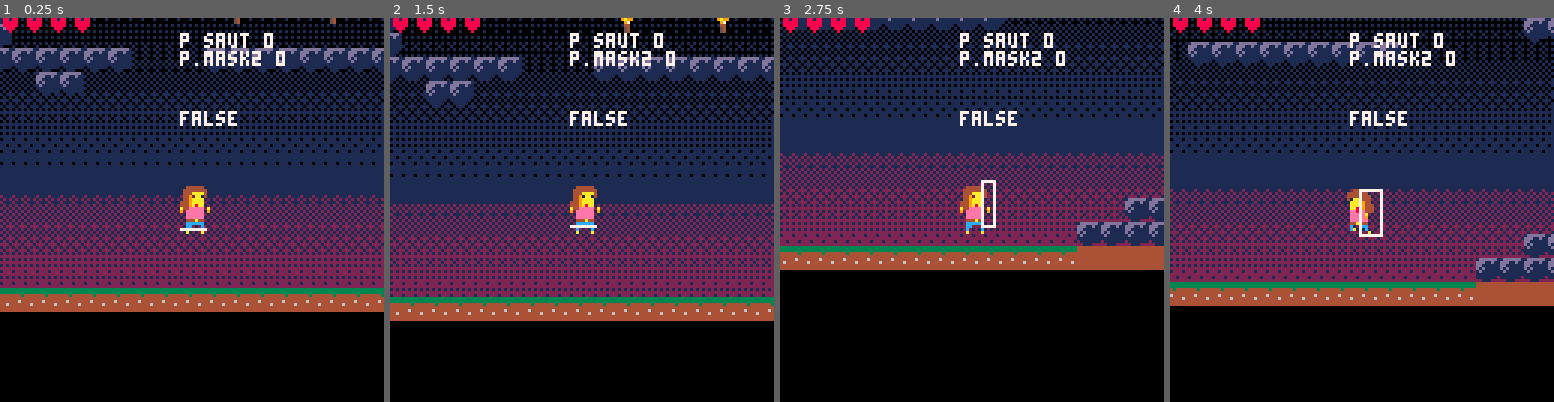
Above: before the commit, frames 1-4 (left to right).
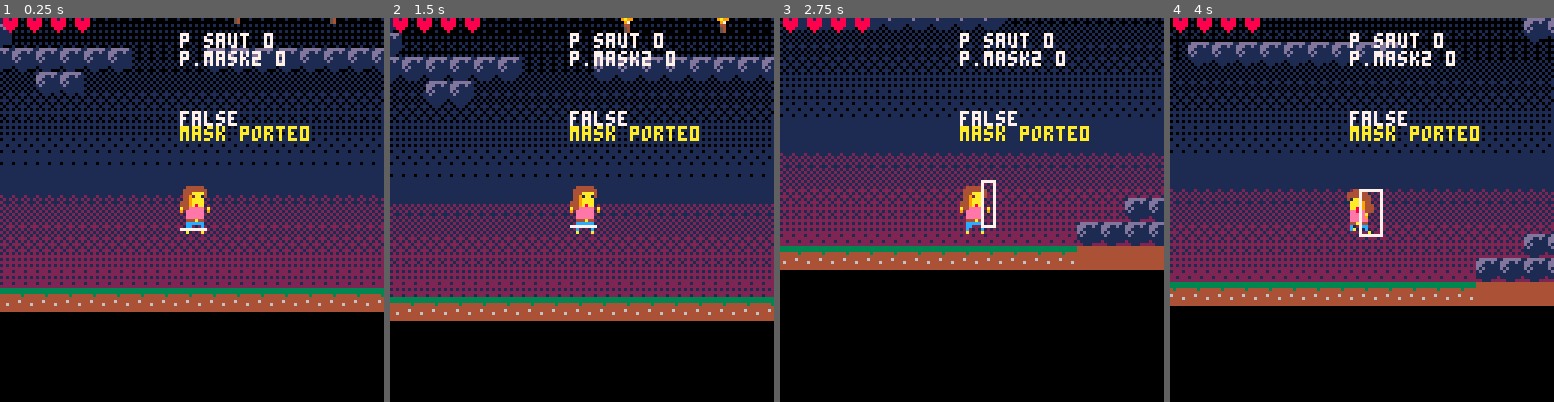
Above: after the commit, the same moments.

Repository: EmilieRobert33/SPOOKJAM
Game: PICO-8 cartridge sp4.p8
The game is run twice, just before and just after one commit, with the same random seed, the same clock (stepped at 60 frames per second) and the same inputs.
Inputs:
- Up to frame 1 (0.25 s): no input
- Up to frame 2 (1.5 s): tap X (X key) at 0.33, 1.07 s; tap O (Z key) at 0.7 s
- Up to frame 3 (2.75 s): hold Right 1.6-2.1 s; tap O (Z key) at 1.7, 2.1, 2.5 s; tap X (X key) at 1.85 s; hold Right from 2.47 s (still down)
- Up to frame 4 (4 s): tap O (Z key) at 2.9, 3.3, 3.7 s; tap X (X key) at 2.97 s; release Right at 3.03 s; hold Left 3.08-3.58 s

The runs differ from the first frame. In frame 1, 0.6% of the frame differs, in the area x 46-81%, y 28-33%; in frame 2, 0.6%; in frame 3, 0.6%; in frame 4, 0.6%.

Commit message:
perte vie port du masque

Diff:
--- a/sp4.p8
+++ b/sp4.p8
@@ -28,6 +28,7 @@
 	p.jump = 0
 	p.mask = 0
 	p.mask2 = 0
+	p.porte = 0
 	p.anim = 0
 	p.running = false
 	p.jumping = false
@@ -150,7 +150,7 @@
 	spr(mask.sp,mask.x,mask.y,2,2)
 	--mask 2
 	draw_mask2s()
-	--spr(mask2.sp,mask2.x,mask2.y,2,2)
+
 	if(p.mort==true
 	and p.cp==false) then
 		--restart game
@@ -181,9 +181,10 @@
 	--print("⬇️ "..collide_d,p.x,p.y-34)
 	--print(p.sliding,p.x,p.y-34,8)
 	--print(p.running,p.x,p.y-28,9)
-	--print(p.landed,p.x,p.y-20,10)
+	print("mask porte"..p.porte,p.x,p.y-20,10)
 	print("p.mask2 "..p.mask2,p.x,p.y-45,7)
  print("p saut "..p.jump,p.x,p.y-51,7)
+ --print("p jump_mask "..p.jump_mask,p.x,p.y-30,7)
 
  ------------------------------
  -- dessine la vie
@@ -358,8 +359,8 @@
 	check_collision_m()
 	check_collision_m2()
 	--if player has mask 2
-	if (p.mask == 2) then
-		p.boost = 6
+	if (p.jump == 2) then
+		p.jump_mask = 2
 	end
 
 	--mettre/enlever mask
@@ -368,6 +369,8 @@
 	--slide
 	player_slide()
 
+	--si mask porte
+	--if(p.porte==1 and btnp(❎)) p_vie()
 
 	--check collisions up and down
 	check_collision_ud()
@@ -458,10 +461,12 @@
 		if(p.mask == 0) then
 			if(btnp(❎)) then
 			 p.mask = 1
+			 p.porte = 0
 			end
 		elseif(p.mask == 1) then
 		 p.dx = 0
 			p.dy = 0
+			p.porte = 1
 			if(btnp(❎)) p.mask = 0
 		end
 	end
@@ -470,13 +475,16 @@
 			if(p.mask2 == 0) then
 				if(btnp(❎)) then
 					p.mask2 = 1
+					p_vie()
 				end
 			elseif(p.mask2 == 1) then
 				p.jump=2
 				p.dy = 0
 			 p.dx = 0
+			 p.porte = 1
 				if(btnp(❎)) then
 					p.mask2 = 0
+					p.porte = 0
 				end
 			end
 		end
@@ -522,7 +530,11 @@
 			p.landed= true
 			p.falling= false
 			p.dy=0
-			p.jump = 1
+			if(p.jump == 2) then
+			 p.jump =2
+			else
+				p.jump = 1
+			end
 			p.y-=((p.y+p.h+1)%8)-1
 
 			-----test-----------
